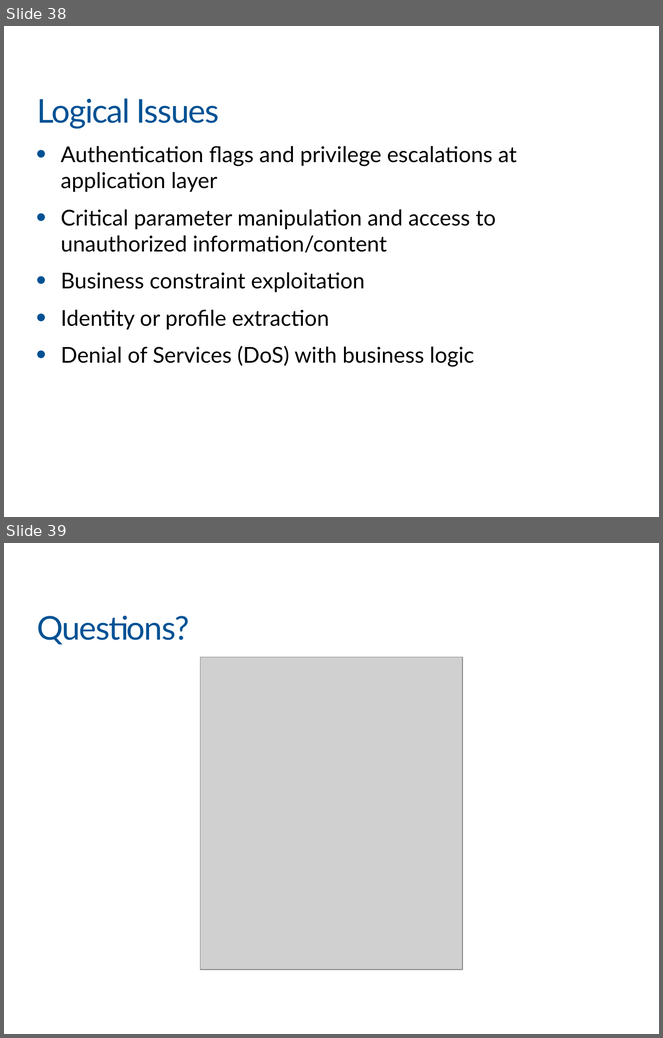
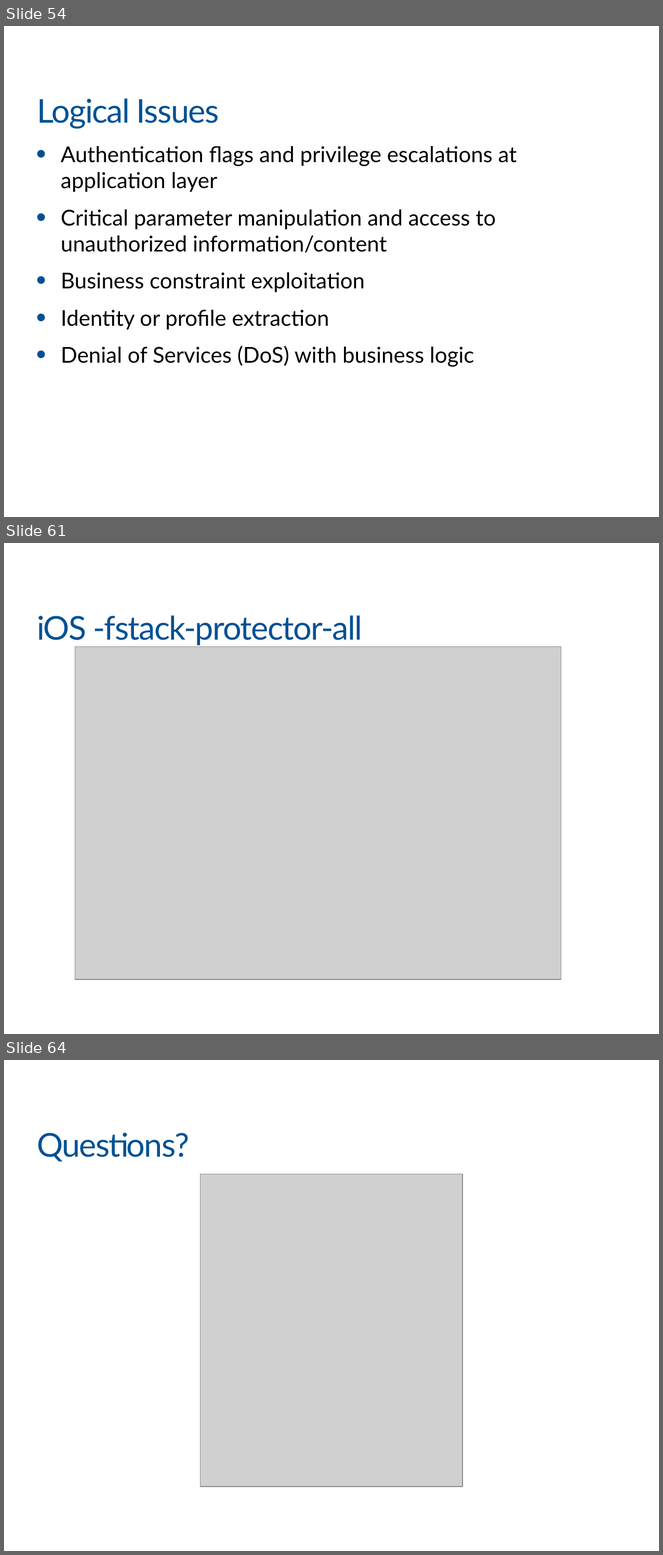
Before and after one commit to khanhnnvn/Mine, a slide deck: xmind/Slide For VIB/VIB_Part5b.pptx. Shown one above the other, each under a label of ours: slides 38 and 39 before the commit, slides 54, 61 and 64 after it; the slides between them are not shown. The pictures are 663x1038 and 663x1555 pixels, drawn with LibreOffice and Linux fonts; fonts in the diff are those of the drawing; grey boxes stand for pictures; background and template pictures are left out. Boxes give left, top, right and bottom in pixels: in the first picture for what was removed or moved away, otherwise in the second. Text is boxed around its words. In the diff, an @@ line names an element or a change of style, - is before the commit and + after.

```diff
--- a/xmind/Slide For VIB/VIB_Part5b.pptx
+++ b/xmind/Slide For VIB/VIB_Part5b.pptx
@@ slide 61 added at (4, 543, 659, 1034), background #FFFFFF @@
@@ title added at (37, 615, 362, 645), 36 pt, text #005194 @@
+iOS -fstack-protector-all
@@ picture added at (75, 646, 561, 979) @@
@@ what was slide 38 is now slide 54 @@
@@ what was slide 39 is now slide 64 @@
```
Also in this commit, not shown: 2 slides changed, 24 other slides added, 2 other files.
